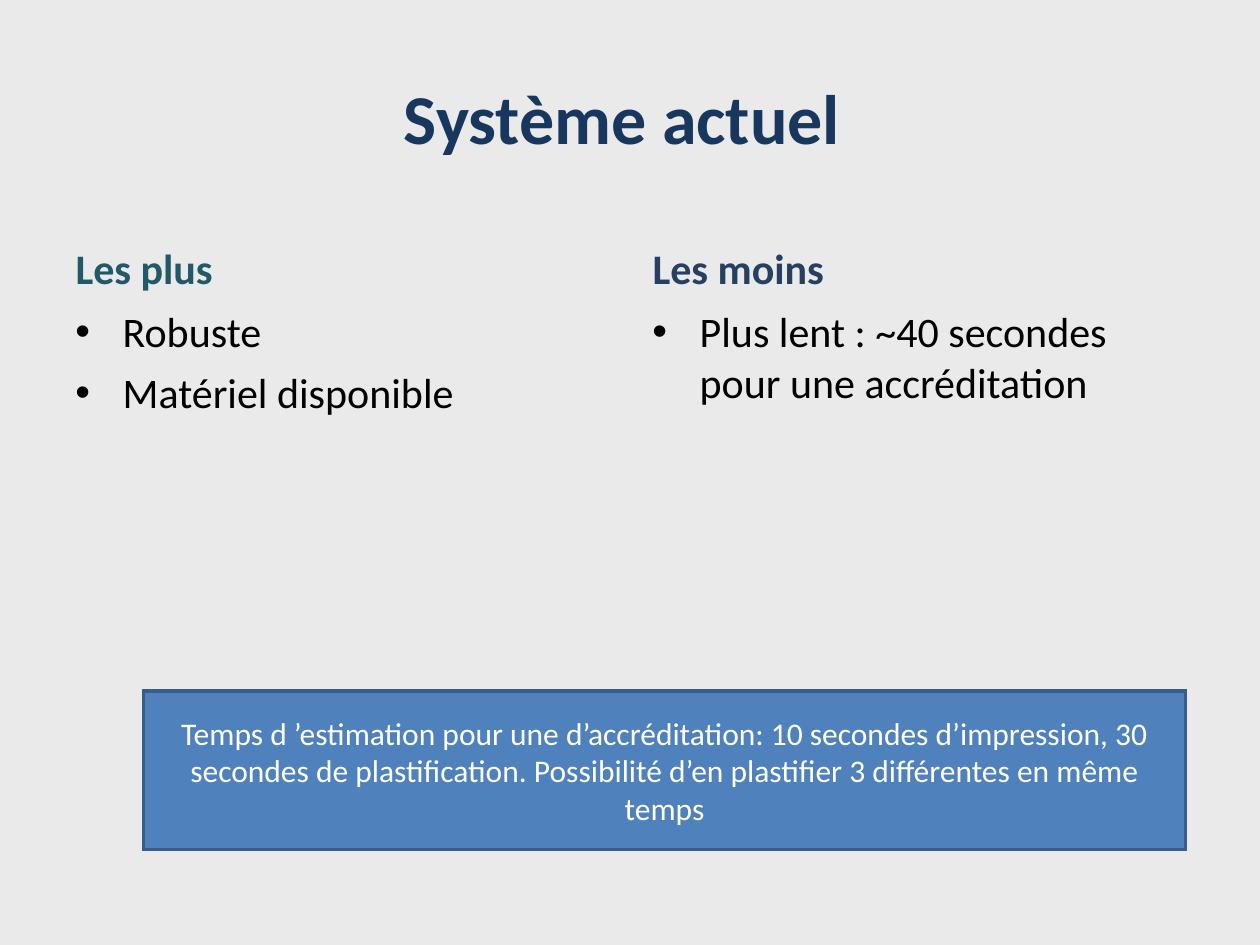
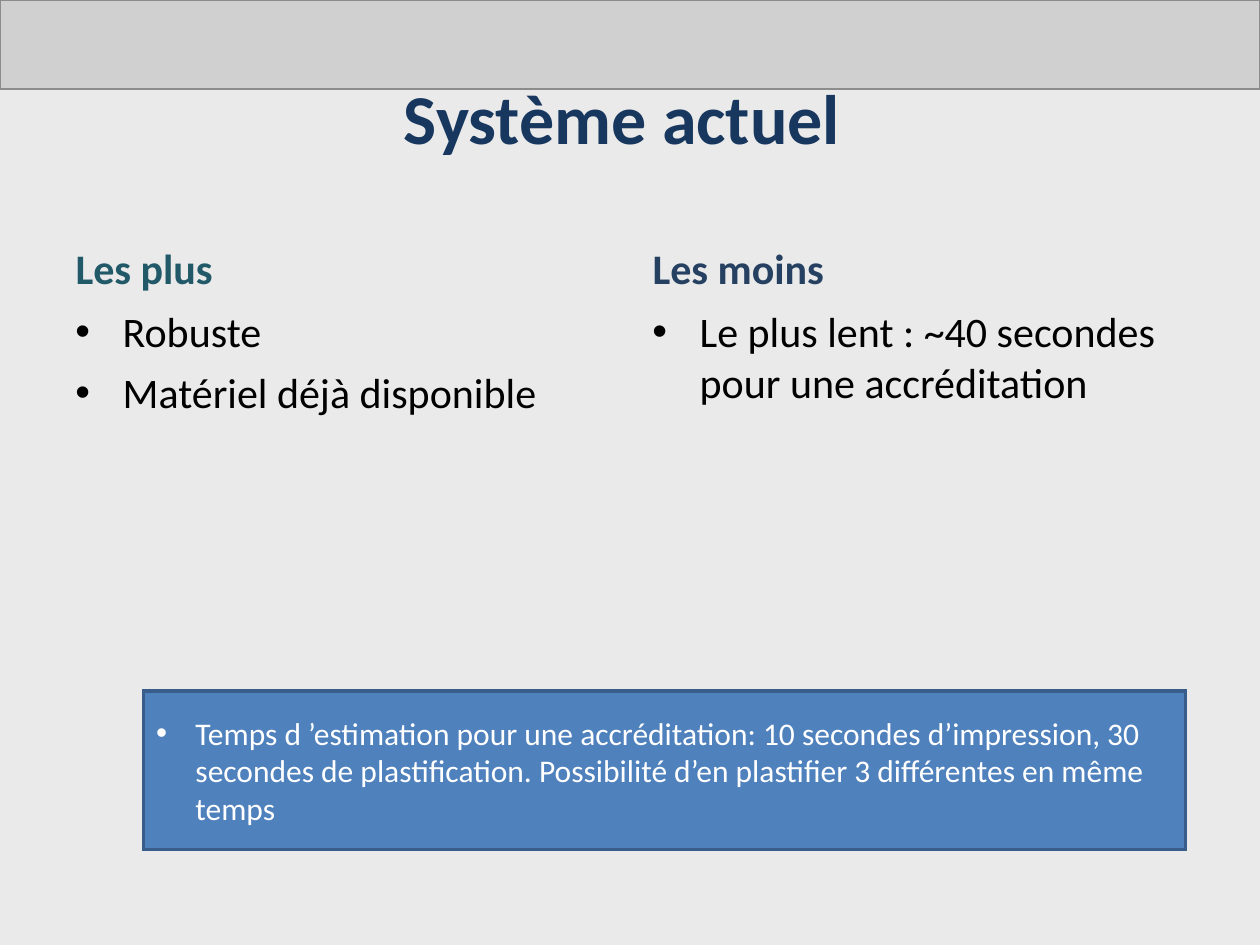
Before and after one commit to AdrienLombard/SimplePass, a slide deck: slide 2 of source/Systéme d'impression- Bilan intermédiaire - Version Adrien.ppt. Drawn at 1260x945 pixels with LibreOffice and Linux fonts; fonts in the diff are those of the drawing; grey boxes stand for pictures. Boxes give left, top, right and bottom in pixels: in the first picture for what was removed or moved away, otherwise in the second. Text is boxed around its words. In the diff, an @@ line names an element or a change of style, - is before the commit and + after.

Commit message:
Correction orthographique de la présentation des systèmes d'impression

```diff
--- a/source/Systéme d'impression- Bilan intermédiaire - Version Adrien.ppt
+++ b/source/Systéme d'impression- Bilan intermédiaire - Version Adrien.ppt
@@ picture added at [0,0,1260,89] @@
@@ text at [700,317,1155,405]: text changed @@
-• Plus lent : ~40 secondes pour une accréditation
+• Le plus lent : ~40 secondes pour une accréditation
@@ text at [123,378,537,415]: text changed @@
-• Matériel disponible
+• Matériel déjà disponible
@@ text in rectangle at [195,723,1143,825]: text changed @@
-Temps d ’estimation pour une d’accréditation: 10 secondes d’impression, 30 secondes de plastification. Possibilité d’en plastifier 3 différentes en même temps
+• Temps d ’estimation pour une accréditation: 10 secondes d’impression, 30 secondes de plastification. Possibilité d’en plastifier 3 différentes en même temps
```
Also in this commit, not shown: 4 other slides changed.
